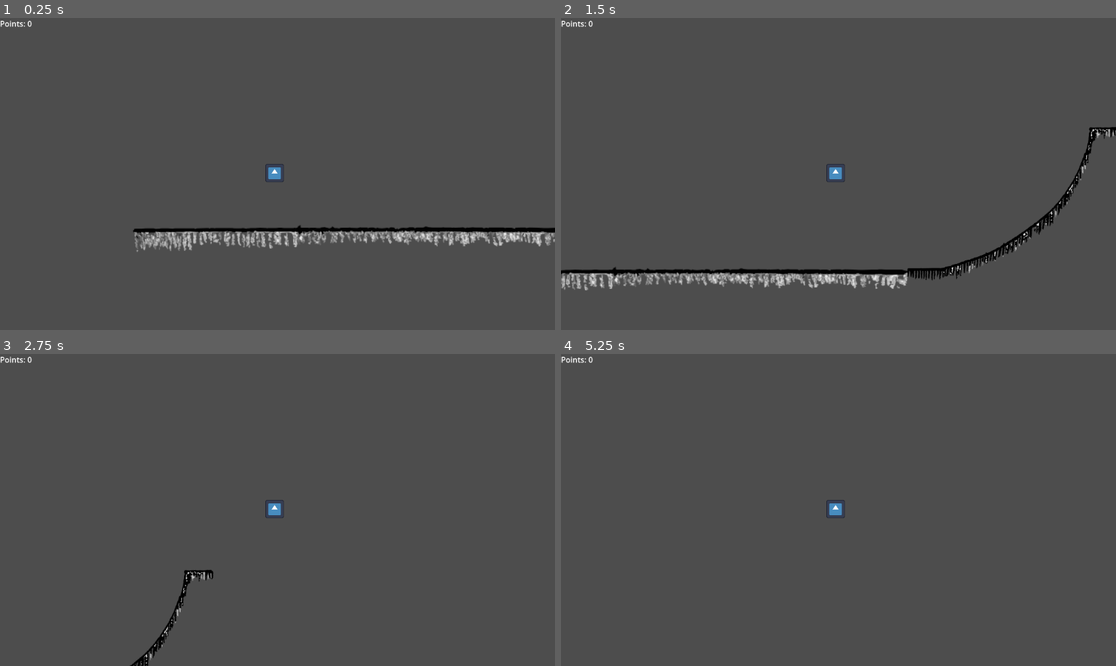
Above: before the commit, frames 1-4 (two rows, left to right).
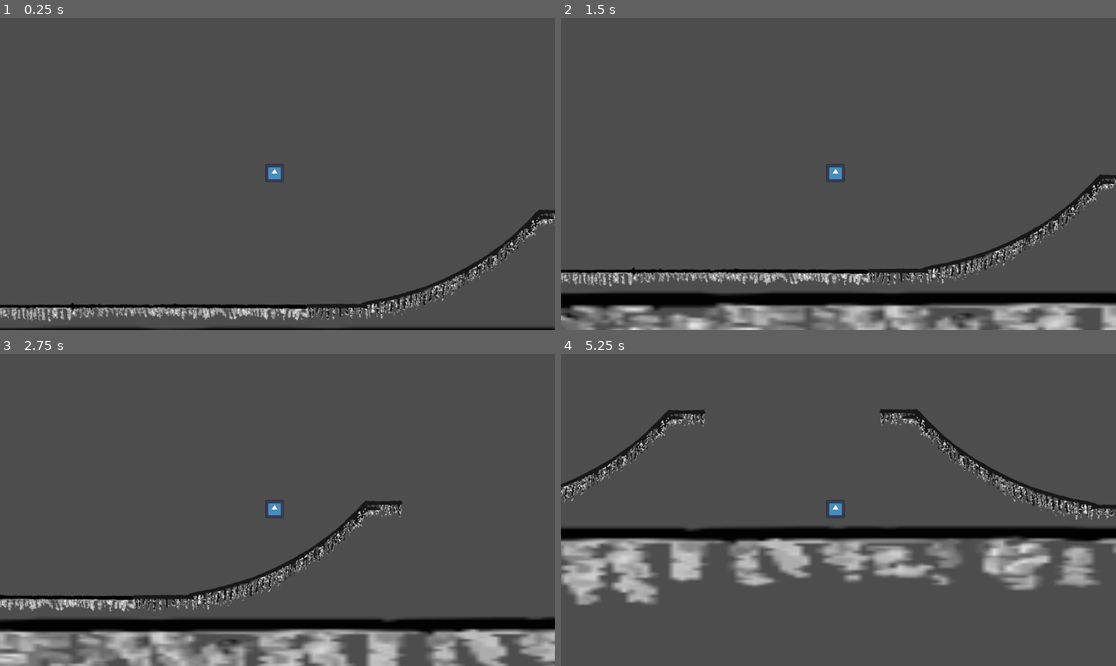
Above: after the commit, the same moments.

Repository: MythicFusion/Skateboard_Grandpa
Game: Godot game, scene res://Overworld/overworld.tscn
The game is run twice, just before and just after one commit, with the same random seed, the same clock (stepped at 60 frames per second) and the same inputs. The engine's default icon, where the game draws it, is replaced by a stand-in: a white triangle on a blue panel in a dark square.
Inputs:
- Up to frame 1 (0.25 s): no input
- Up to frame 2 (1.5 s): tap Z (boost) at 0.6 s; tap Space (jump) at 0.77, 0.8, 1.07, 1.35 s
- Up to frame 3 (2.75 s): tap Space (jump) at 1.52, 1.82, 2.3 s; tap Z (boost) at 1.55, 2.1 s
- Up to frame 4 (5.25 s): tap X (trick) at 2.85 s; tap Space (jump) at 3.02, 3.32, 3.77, 3.8, 4.07, 4.35, 4.52, 4.82 s; tap Z (boost) at 3.05, 3.6, 4.55, 5.1 s

The runs differ from the first frame. In frame 1, 7.0% of the frame differs, in the area x 0-100%, y 0-100%; in frame 2, 13%; in frame 3, 15%; in frame 4, 16%, in the area x 0-100%, y 0-81%.

Commit message:
Minor changes, Psuedo level made

Diff:
--- a/Level_Design_Objects/Scenes/ramp_jump.tscn
+++ b/Level_Design_Objects/Scenes/ramp_jump.tscn
@@ -12,6 +12,10 @@
 
 [node name="Ramp_Jump" type="Node2D" unique_id=611429648]
 script = ExtResource("1_wtcfe")
+points_given = null
+jump_boost = null
+sweet_spot_points_given = null
+sweet_spot_jump_boost = null
 
 [node name="Ramp_Jump_Area" type="Area2D" parent="." unique_id=669435808]
 script = ExtResource("2_0e48y")
--- a/Level_Design_Objects/Scenes/short_rail.tscn
+++ b/Level_Design_Objects/Scenes/short_rail.tscn
@@ -1,8 +1,8 @@
 [gd_scene format=3 uid="uid://bp26qrigt5t2j"]
 
 [ext_resource type="Script" uid="uid://nhwsbis3mbfp" path="res://Level_Design_Objects/Scripts/short_rail.gd" id="1_yxb2e"]
-[ext_resource type="Texture2D" uid="uid://dh8thpxle4t8c" path="res://Assets/A_Environment_Album/E_Rail.png" id="2_soox3"]
-[ext_resource type="Texture2D" uid="uid://cpllrh5u0w66d" path="res://Assets/A_Environment_Album/E_Pole-Rail_v2.svg" id="3_vf2le"]
+[ext_resource type="Texture2D" uid="uid://dh8thpxle4t8c" path="res://Art_Assets/A_Environment_Album/E_Rail.png" id="2_soox3"]
+[ext_resource type="Texture2D" uid="uid://cpllrh5u0w66d" path="res://Art_Assets/A_Environment_Album/E_Pole-Rail_v2.svg" id="3_vf2le"]
 
 [sub_resource type="RectangleShape2D" id="RectangleShape2D_c6en8"]
 size = Vector2(890, 20)
@@ -26,6 +26,5 @@
 texture = ExtResource("3_vf2le")
 
 [node name="CollisionShape2D" type="CollisionShape2D" parent="." unique_id=1412124340]
-visible = false
 position = Vector2(-6, -20)
 shape = SubResource("RectangleShape2D_c6en8")
--- a/Level_Design_Objects/Scripts/ramp_jump.gd
+++ b/Level_Design_Objects/Scripts/ramp_jump.gd
@@ -5,18 +5,32 @@
 @export var length:float = 50.0
 @export var height:float = 15.0
 
-@onready var ramp_jump = $Ramp_Jump_Area/CollisionShape2D
-@onready var ramp_sweet_spot = $Ramp_Sweet_Spot_Area/CollisionShape2D
+@export var points_given: int = 5
+@export var jump_boost: float = -100.0
+
+@export var sweet_spot_points_given: int = 10
+@export var sweet_spot_jump_boost: float = -200.0
+
+@onready var ramp_jump = $Ramp_Jump_Area
+@onready var ramp_jump_collison = $Ramp_Jump_Area/CollisionShape2D
+@onready var ramp_sweet_spot = $Ramp_Sweet_Spot_Area
+@onready var ramp_sweet_spot_collision = $Ramp_Sweet_Spot_Area/CollisionShape2D
 
 var ramp_jump_length:float
 var ramp_sweet_spot_length:float
+
+func _ready() -> void:
+	ramp_jump.points_given = points_given
+	ramp_jump.jump_boost = jump_boost
+	ramp_sweet_spot.points_given = sweet_spot_points_given
+	ramp_sweet_spot.jump_boost = sweet_spot_jump_boost
 
 func _process(delta: float) -> void:
 	ramp_jump_length = (1 - sweet_spot_percent) * length
 	ramp_sweet_spot_length = sweet_spot_percent * length
 
-	ramp_jump.shape.size = Vector2(ramp_jump_length, height)
-	ramp_sweet_spot.shape.size = Vector2(ramp_sweet_spot_length, height)
+	ramp_jump_collison.shape.size = Vector2(ramp_jump_length, height)
+	ramp_sweet_spot_collision.shape.size = Vector2(ramp_sweet_spot_length, height)
 
-	ramp_jump.position.x = (ramp_jump_length * 0.5)
-	ramp_sweet_spot.position.x = ramp_jump_length + (ramp_sweet_spot_length * 0.5)
+	ramp_jump_collison.position.x = (ramp_jump_length * 0.5)
+	ramp_sweet_spot_collision.position.x = ramp_jump_length + (ramp_sweet_spot_length * 0.5)
--- a/Level_Design_Objects/Scripts/ramp_jump_area.gd
+++ b/Level_Design_Objects/Scripts/ramp_jump_area.gd
@@ -1,4 +1,4 @@
 extends Area2D
 
-@export var points_given: int = 5
-@export var jump_boost: float = -100.0
+var points_given: int
+var jump_boost: float
--- a/Level_Design_Objects/Scripts/ramp_sweet_spot_area.gd
+++ b/Level_Design_Objects/Scripts/ramp_sweet_spot_area.gd
@@ -1,4 +1,4 @@
 extends Area2D
 
-@export var points_given: int = 10
-@export var jump_boost: float = -200.0
+var points_given: int
+var jump_boost: float
--- a/Overworld/overworld.tscn
+++ b/Overworld/overworld.tscn
@@ -4,23 +4,15 @@
 [ext_resource type="PackedScene" uid="uid://bptiioumjm5mb" path="res://UI/ui.tscn" id="2_2pj3o"]
 [ext_resource type="PackedScene" uid="uid://dse8tsnr01rf3" path="res://Level_Design_Objects/Scenes/ramp_jump.tscn" id="2_mwgaf"]
 [ext_resource type="PackedScene" uid="uid://cexkloeuuima4" path="res://Level_Design_Objects/Scenes/ground.tscn" id="4_begid"]
-[ext_resource type="PackedScene" uid="uid://cd16607u4oejx" path="res://Level_Design_Objects/Scenes/half_pipe.tscn" id="5_h6jj6"]
+[ext_resource type="PackedScene" uid="uid://bffrfxu130d8i" path="res://Level_Design_Objects/Scenes/fourth_pipe.tscn" id="5_h6jj6"]
+[ext_resource type="PackedScene" uid="uid://cd16607u4oejx" path="res://Level_Design_Objects/Scenes/half_pipe.tscn" id="6_h2pad"]
 
 [sub_resource type="PhysicsMaterial" id="PhysicsMaterial_alffl"]
 
 [node name="Overworld" type="Node2D" unique_id=1487637528]
 
-[node name="StaticBody2D" type="StaticBody2D" parent="." unique_id=271425924]
-position = Vector2(-1266, -183)
-physics_material_override = SubResource("PhysicsMaterial_alffl")
-
-[node name="CollisionPolygon2D" type="CollisionPolygon2D" parent="StaticBody2D" unique_id=10674902]
-position = Vector2(439, 152)
-build_mode = 1
-polygon = PackedVector2Array(-18, -84, 25, 17, 42, 34, 58, 40, 178, 41, 218, 17, 241, -2, 269, -38, 297, -15, 307, 60, 242, 111, 191, 119, -1, 122)
-
 [node name="CharacterBody2D" parent="." unique_id=1013021800 instance=ExtResource("1_7v4f2")]
-position = Vector2(-138, 405)
+position = Vector2(110, 327)
 
 [node name="Camera2D" type="Camera2D" parent="CharacterBody2D" unique_id=1234551943]
 position = Vector2(3, 1)
@@ -29,16 +21,64 @@
 [node name="CanvasLayer" type="CanvasLayer" parent="CharacterBody2D/Camera2D" unique_id=1370463531]
 
 [node name="UI" parent="CharacterBody2D/Camera2D/CanvasLayer" unique_id=1237983908 instance=ExtResource("2_2pj3o")]
+visible = false
 
 [node name="Ground" parent="." unique_id=1983072649 instance=ExtResource("4_begid")]
 position = Vector2(-47, 486)
-scale = Vector2(2.4156413, 2.4156413)
+scale = Vector2(1.9511365, 1.9511365)
 
 [node name="Ramp_Jump" parent="." unique_id=611429648 instance=ExtResource("2_mwgaf")]
-position = Vector2(372.99997, 348.99997)
-rotation = -1.2391838
-scale = Vector2(0.5, 0.5)
+position = Vector2(349.99997, 405.99997)
+rotation = -0.7993608
+scale = Vector2(0.8385682, 0.8385682)
+points_given = 5
+jump_boost = -75.0
+sweet_spot_points_given = 10
+sweet_spot_jump_boost = -90.0
 
-[node name="Half_Pipe" parent="." unique_id=1542110678 instance=ExtResource("5_h6jj6")]
-position = Vector2(301, 408)
-scale = Vector2(0.38205057, 0.38205057)
+[node name="Fourth_Pipe" parent="." unique_id=833572789 instance=ExtResource("5_h6jj6")]
+position = Vector2(285, 441)
+scale = Vector2(0.45135602, 0.45135602)
+
+[node name="Fourth_Pipe2" parent="." unique_id=1399069191 instance=ExtResource("5_h6jj6")]
+position = Vector2(742.99994, 440.99997)
+scale = Vector2(-0.457854, 0.457854)
+
+[node name="Half_Pipe" parent="." unique_id=1542110678 instance=ExtResource("6_h2pad")]
+position = Vector2(1061, 370)
+scale = Vector2(0.62265366, 0.62265366)
+
+[node name="Ground2" parent="." unique_id=1656742075 instance=ExtResource("4_begid")]
+position = Vector2(1904, 157)
+scale = Vector2(1.998202, 1.998202)
+
+[node name="Fourth_Pipe3" parent="." unique_id=1317642028 instance=ExtResource("5_h6jj6")]
+position = Vector2(2235, 206.00003)
+scale = Vector2(-0.436, 0.436)
+
+[node name="Ramp_Jump2" parent="." unique_id=511675871 instance=ExtResource("2_mwgaf")]
+position = Vector2(1182.0001, 279.00003)
+rotation = -1.4556046
+scale = Vector2(0.8016933, 0.8016933)
+points_given = 15
+jump_boost = -75.0
+sweet_spot_points_given = 10
+sweet_spot_jump_boost = -90.0
+
+[node name="Ground3" parent="." unique_id=2046005936 instance=ExtResource("4_begid")]
+position = Vector2(2172, 533)
+scale = Vector2(24.580553, 8.300254)
+
+[node name="Half_Pipe2" parent="." unique_id=1229500806 instance=ExtResource("6_h2pad")]
+position = Vector2(2549, 374)
+scale = Vector2(-0.623, 0.623)
+
+[node name="StaticBody2D" type="StaticBody2D" parent="." unique_id=271425924]
+visible = false
+position = Vector2(-1266, -183)
+physics_material_override = SubResource("PhysicsMaterial_alffl")
+
+[node name="CollisionPolygon2D" type="CollisionPolygon2D" parent="StaticBody2D" unique_id=10674902]
+position = Vector2(439, 152)
+build_mode = 1
+polygon = PackedVector2Array(-18, -84, 25, 17, 42, 34, 58, 40, 178, 41, 218, 17, 241, -2, 269, -38, 297, -15, 307, 60, 242, 111, 191, 119, -1, 122)
--- a/Player/Scripts/ground_state.gd
+++ b/Player/Scripts/ground_state.gd
@@ -10,8 +10,11 @@
 	parent.edge_ray.enabled = true
 
 func process_input(event: InputEvent) -> State:
+	#Boost Action
 	if Input.is_action_just_pressed("boost"):
 		parent.velocity.x += parent.boost_speed
+
+	#Jump Action
 	if Input.is_action_just_pressed("jump"):
 		parent.floor_snap_length = 0.0
 		parent.velocity.y += parent.current_jump_speed
@@ -23,21 +26,30 @@
 func process_physics(delta: float) -> State:
 	if !parent.is_on_floor():
 		return air_state
+
+	#Gets the current slope's direction vector
 	var normal = parent.raycast.get_collision_normal()
 	var direction = normal.orthogonal()
+
+	#Makes sure the slope's direction vector always points down along the slope
 	if (direction.y < 0):
 		direction = -1*direction
 	var angle_between = parent.prev_velocity.angle_to(normal.orthogonal())
+
+	#Pushes the player depending on the slope direction and their current speed
 	parent.acceleration.x = normal.x * parent.gravity * delta
 	parent.acceleration.y = direction.y * parent.gravity * delta
 	parent.velocity += parent.acceleration
 	#if (direction.angle() > 0):
 		#parent.velocity.x += -direction.x * parent.friction * delta
 
+	#Makes sure the player is always oriented along the slope
 	var surface_angle = normal.angle()*180/PI
 	parent.rotation_degrees = surface_angle+90
 	parent.prev_velocity = parent.velocity
 	prev_angle = parent.rotation_degrees
+
+	#Allows the player to properly slide off ramps when not jumping
 	if !parent.edge_ray.is_colliding() and parent.edge_ray.enabled:
 		parent.edge_ray.enabled = false
 		parent.floor_snap_length = 0.0
--- a/Player/grandpa.tscn
+++ b/Player/grandpa.tscn
@@ -12,7 +12,7 @@
 [sub_resource type="CircleShape2D" id="CircleShape2D_5u4oo"]
 
 [sub_resource type="RectangleShape2D" id="RectangleShape2D_cu38i"]
-size = Vector2(20, 11)
+size = Vector2(20, 19.5)
 
 [node name="Grandpa" type="CharacterBody2D" unique_id=1013021800]
 collision_layer = 0
@@ -63,6 +63,7 @@
 collision_layer = 0
 
 [node name="CollisionShape2D" type="CollisionShape2D" parent="Land_Trick_Area" unique_id=2103281117]
+position = Vector2(0, 4.25)
 shape = SubResource("RectangleShape2D_cu38i")
 debug_color = Color(0.7364422, 0.42088786, 0.066847675, 0.41960785)
 
--- a/UI/ui.tscn
+++ b/UI/ui.tscn
@@ -1,6 +1,11 @@
 [gd_scene format=3 uid="uid://bptiioumjm5mb"]
 
 [ext_resource type="Script" uid="uid://dpbqkjsc1w1qy" path="res://UI/ui.gd" id="1_fyqef"]
+
+[sub_resource type="LabelSettings" id="LabelSettings_2fwl4"]
+font_size = 25
+shadow_size = 6
+shadow_color = Color(0, 0, 0, 1)
 
 [node name="UI" type="Control" unique_id=1237983908]
 layout_mode = 3
@@ -15,3 +20,7 @@
 layout_mode = 0
 offset_right = 196.0
 offset_bottom = 68.0
+text = "Points:"
+label_settings = SubResource("LabelSettings_2fwl4")
+horizontal_alignment = 1
+vertical_alignment = 1
--- a/project.godot
+++ b/project.godot
@@ -22,6 +22,11 @@
 [autoload]
 
 player_global="*uid://xqlog46ddltj"
+
+[editor]
+
+movie_writer/movie_file="C:/Users/Bigna/Downloads/csce 331 project demo.avi"
+movie_writer/disable_vsync=true
 
 [input]
 
